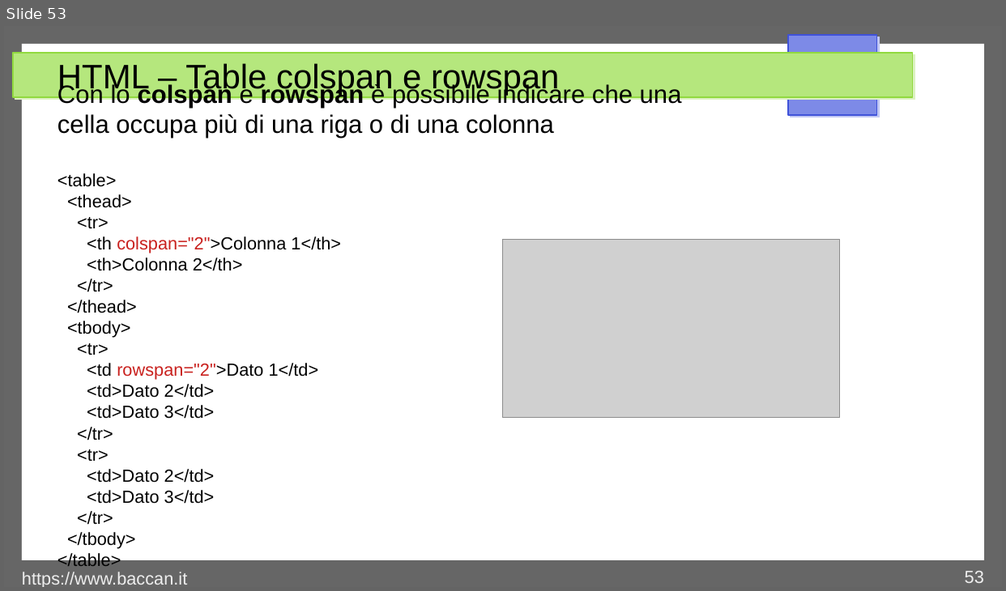
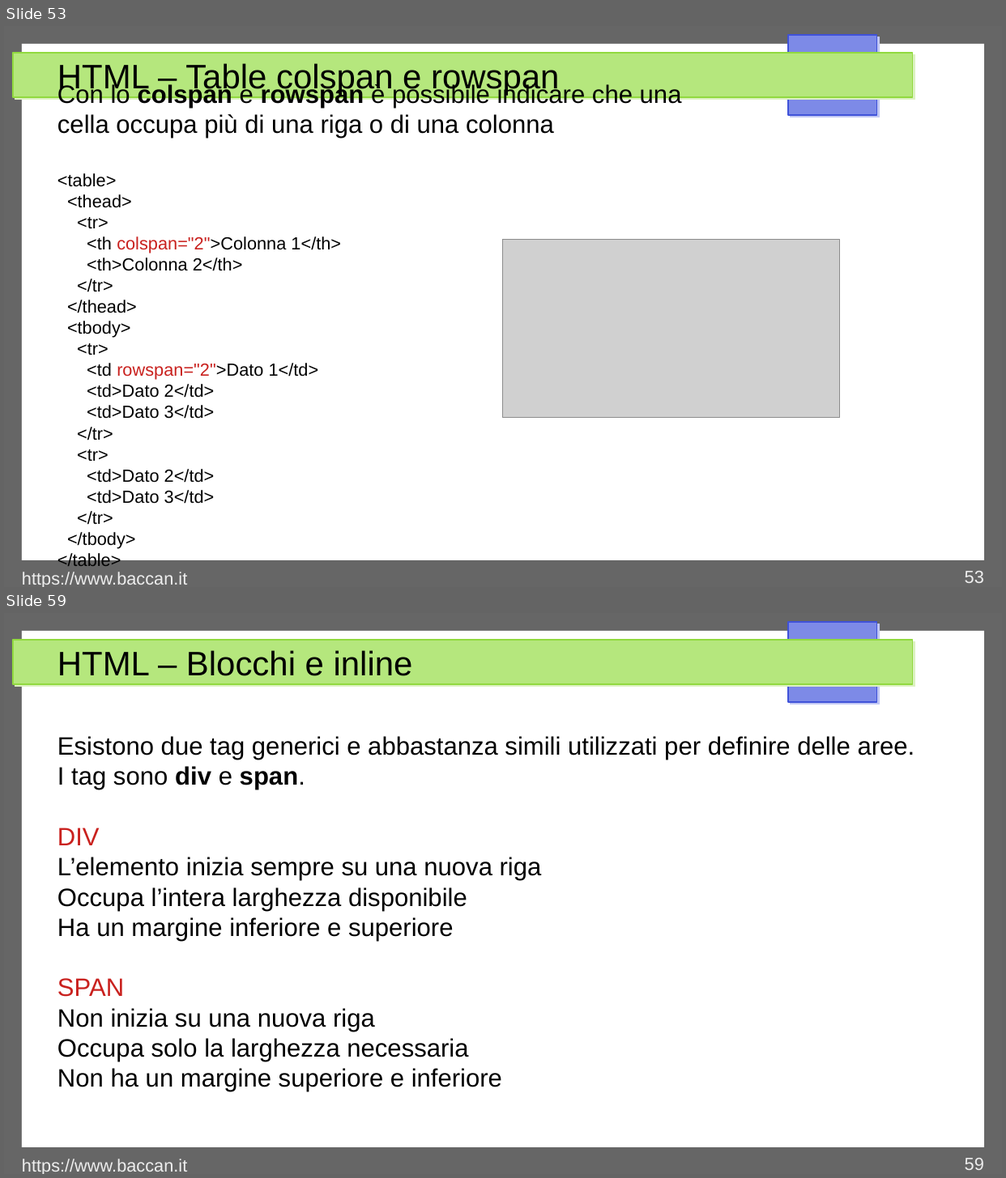
Before and after one commit to matteobaccan/CorsoHTML, a slide deck: Chapter_html.odp. Shown one above the other, each under a label of ours: slide 53 before the commit, slides 53 and 59 after it; the slides between them are not shown. The pictures are 1006x591 and 1006x1178 pixels, drawn with LibreOffice and Linux fonts; fonts in the diff are those of the drawing; grey boxes stand for pictures. Boxes give left, top, right and bottom in pixels: in the first picture for what was removed or moved away, otherwise in the second. Text is boxed around its words. In the diff, an @@ line names an element or a change of style, - is before the commit and + after.

```diff
--- a/Chapter_html.odp
+++ b/Chapter_html.odp
@@ slide 59 added at (4,613,1002,1174), background #FFFFFF; not listed: 4 template elements that a slide beside it also shows @@
@@ title added at (57,650,413,676), 27 pt, text #000000 @@
+HTML – Blocchi e inline
@@ text added at (57,736,915,1093), 20 pt, text #000000 @@
+Esistono due tag generici e abbastanza simili utilizzati per definire delle aree.
+I tag sono div e span.
+DIV
+L’elemento inizia sempre su una nuova riga
+Occupa l’intera larghezza disponibile
+Ha un margine inferiore e superiore
+SPAN
+Non inizia su una nuova riga
+Occupa solo la larghezza necessaria
+Non ha un margine superiore e inferiore
@@ text added at (22,1159,187,1174), 14 pt, text #EEEEEE @@
+https://www.baccan.it
@@ page number added at (965,1158,984,1170), 14 pt, text #EEEEEE @@
+59
```
Also in this commit, not shown: 1 slide changed, 5 other slides added, 6 other files.
